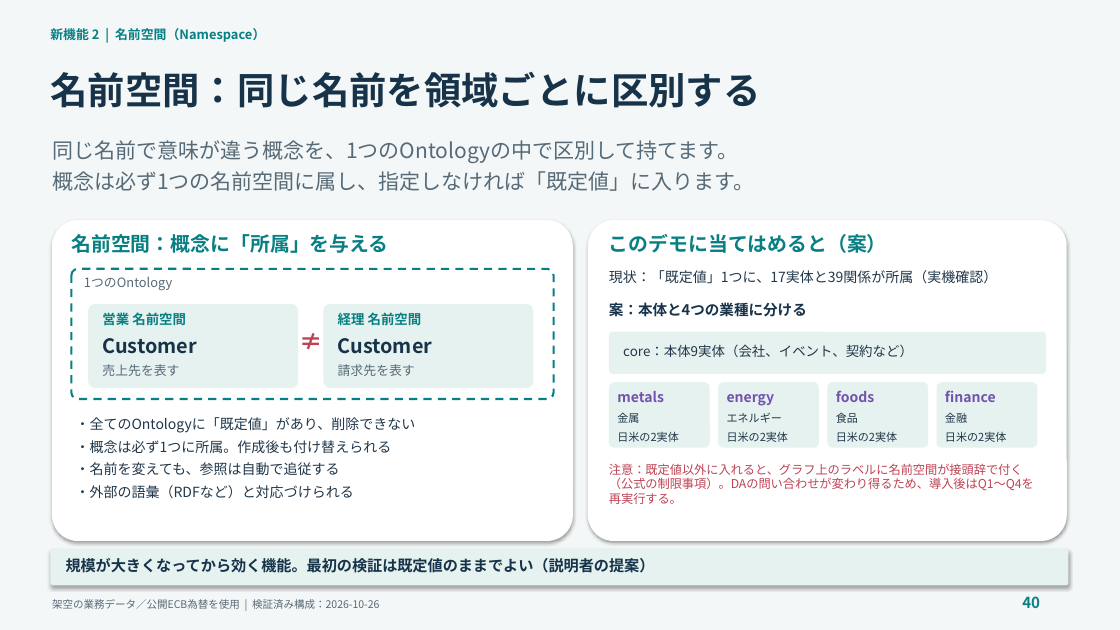
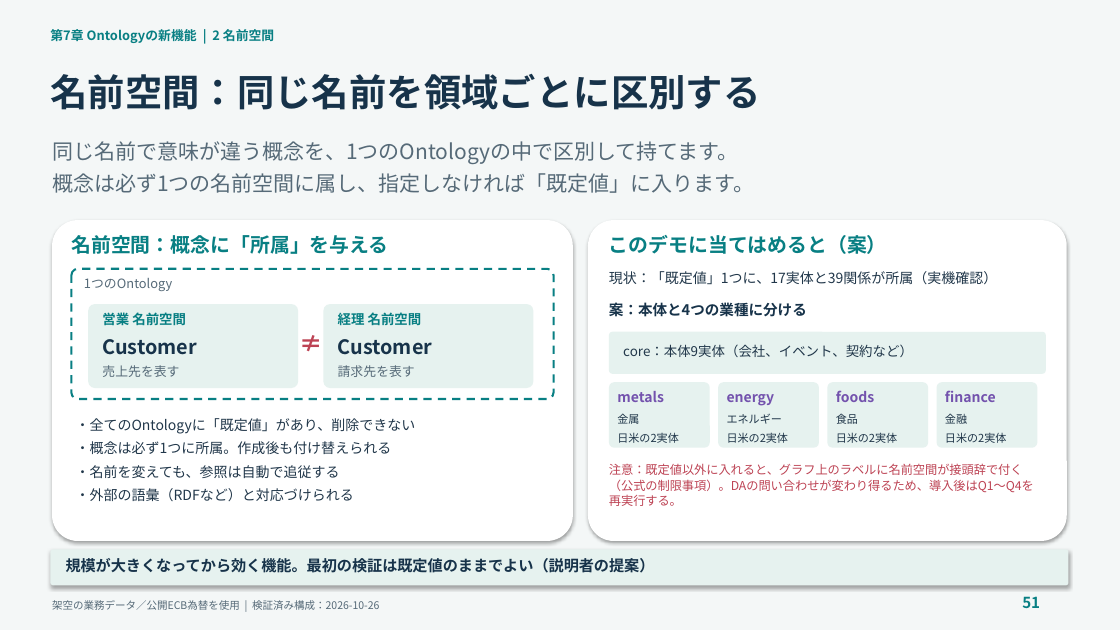
Before and after one commit to c-nova/FabricOntology_Trading, a slide deck: slide 51 of decks/TradingOntology_Demo_Presenter_Guide_JA.pptx (slide 40 before the commit). Drawn at 1120x630 pixels with LibreOffice and Linux fonts; fonts in the diff are those of the drawing. Boxes give left, top, right and bottom in pixels: in the first picture for what was removed or moved away, otherwise in the second. Text is boxed around its words. In the diff, an @@ line names an element or a change of style, - is before the commit and + after.

```diff
--- a/decks/TradingOntology_Demo_Presenter_Guide_JA.pptx
+++ b/decks/TradingOntology_Demo_Presenter_Guide_JA.pptx
@@ text at [50,29,274,43]: text changed @@
-新機能 2 | 名前空間（Namespace）
+第7章 Ontologyの新機能 | 2 名前空間
@@ text "名前空間：同じ名前を領域ごとに区別する" at [50,74,760,110]: line spacing 1 to 40pt @@
@@ text "同じ名前で意味が違う概念を、1つのOntologyの中で区別して持てます。" at [52,141,755,193]: line spacing 1 to 22.5pt @@
@@ text "≠" at [298,328,323,361]: line spacing 1 to 25pt @@
@@ text "・全てのOntologyに「既定値」があり、削除できない" at [76,418,416,501]: line spacing 1 to 15pt @@
@@ text "注意：既定値以外に入れると、グラフ上のラベルに名前空間が接頭辞で付く（公式の制限事項）。DAの問い合わせが変わり得るため ..." at [609,463,1034,506]: line spacing 1 to 13.1pt @@
@@ text at [1022,596,1040,608]: text changed @@
-40
+51
```
Also in this commit, not shown: 40 other slides changed, 14 slides added, 4 slides removed, 5 other files.
